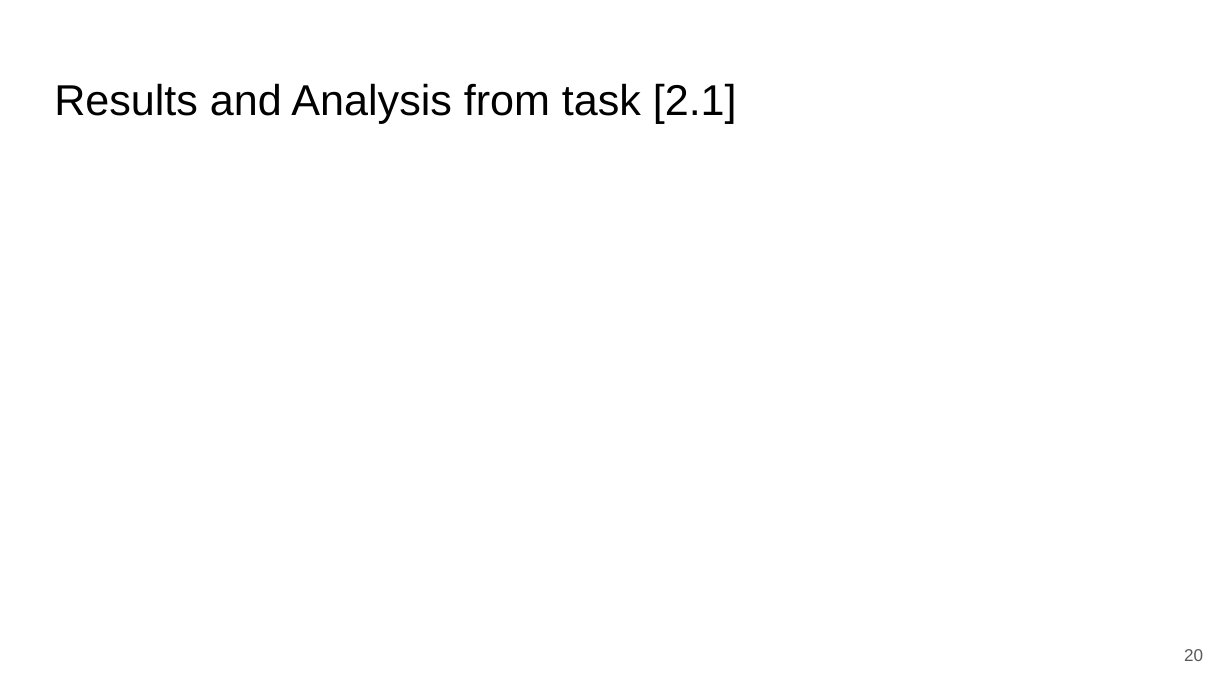
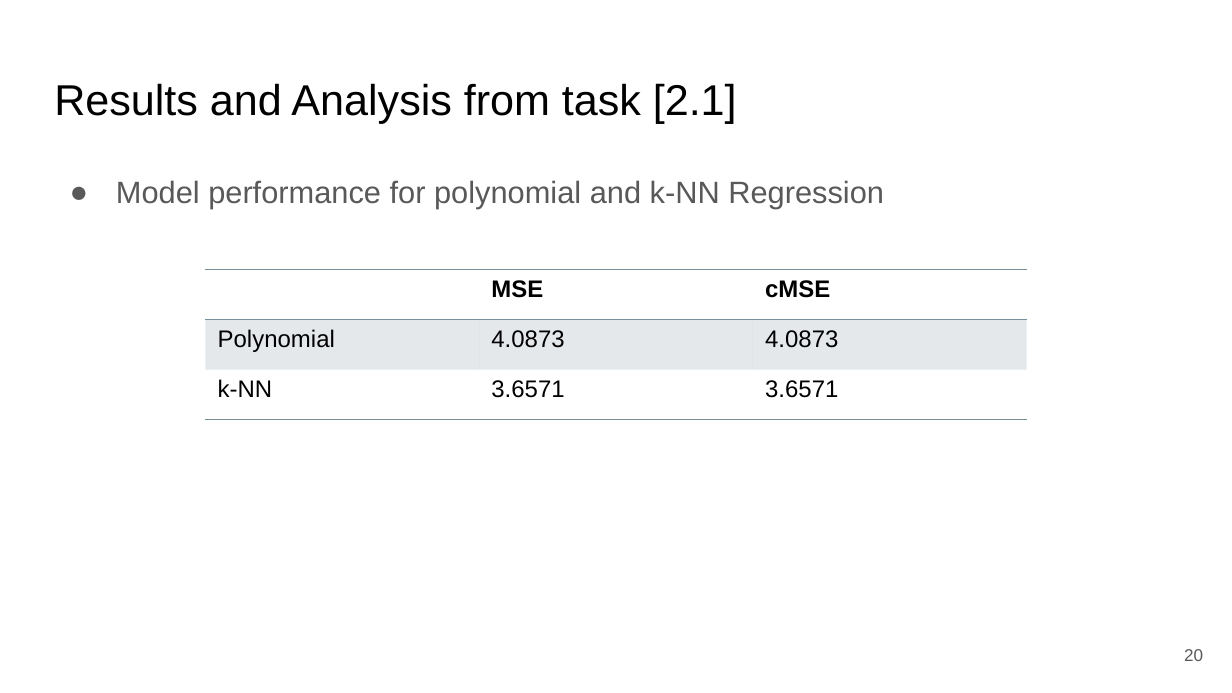
Before and after one commit to zepedrocosta/AA-Projeto2, a slide deck: slide 20 of Slides.pptx. Drawn at 1232x693 pixels with LibreOffice and Linux fonts; fonts in the diff are those of the drawing. Boxes give left, top, right and bottom in pixels: in the first picture for what was removed or moved away, otherwise in the second. Text is boxed around its words. In the diff, an @@ line names an element or a change of style, - is before the commit and + after.

Commit message:
done til task 2

```diff
--- a/Slides.pptx
+++ b/Slides.pptx
@@ text added at [116, 180, 884, 209], 18 pt, text #595959 @@
+● Model performance for polynomial and k-NN Regression
@@ table added at [206, 270, 1026, 420], 3 rows, 3 columns @@
+ | MSE | cMSE
+Polynomial | 4.0873 | 4.0873
+k-NN | 3.6571 | 3.6571
```
Also in this commit, not shown: 2 other slides changed, 2 slides removed.
